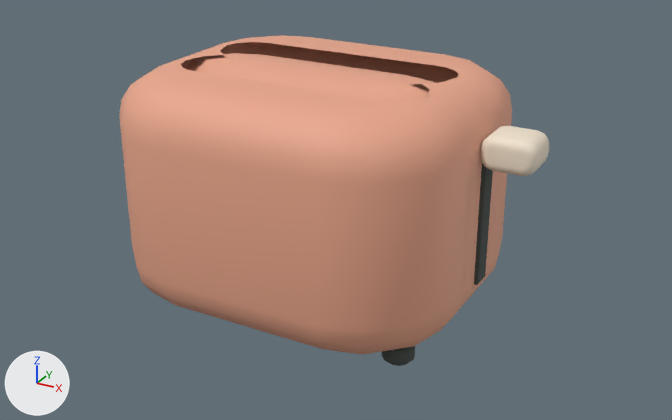
One commit to the glTF model breakfast/art/props/toaster.glb: the scene before it, then after it.
Rendered twice from a 50 mm lens placed at (0.337, -0.584, 0.368), pointed at (0.019, -0.006, 0.079). The lights are fixed; the arrows at lower left show +X, +Y and +Z. The picture after the commit comes second. Where no turn or scale is listed for an object, it has been applied to the vertices. Vertices at exactly the same position are counted once.

Before the edit, the objects in view are built like this:
```python
me_body_002 = bpy.data.meshes.new('Body.002')
me_body_002.from_pydata(...)  # 600 vertices, 1204 faces; spans x -0.135..0.135, y -0.116..0.116, z 0.0..0.175
me_body_002.materials.append(mat_ck2_toasterpeach)  # beige #eaa78b
me_leverknob = bpy.data.meshes.new('LeverKnob')
me_leverknob.from_pydata(...)  # 160 vertices, 316 faces; spans x -0.02..0.02, y -0.0175..0.0175, z -0.0125..0.0125
me_leverknob.materials.append(mat_ck2_levercream)  # pale yellow #f1e4cf
me_leverslot = bpy.data.meshes.new('LeverSlot')
me_leverslot.from_pydata(...)  # 160 vertices, 316 faces; spans x -0.002..0.002, y -0.008..0.008, z -0.055..0.055
me_leverslot.materials.append(mat_ck2_toasterdark)  # dark grey #454c48
ob_body = bpy.data.objects.new('Body', me_body_002)
ob_body.location = (0.0, 0.0, 0.012)
ob_leverknob = bpy.data.objects.new('LeverKnob', me_leverknob)
ob_leverknob.location = (0.155, 0.0, 0.15)
ob_leverslot = bpy.data.objects.new('LeverSlot', me_leverslot)
ob_leverslot.location = (0.136, 0.0, 0.1)
```
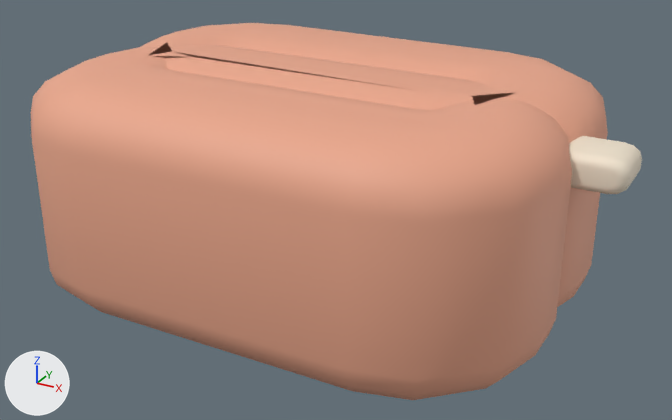
Changed parts and their boxes [x1, y1, x2, y2] in the pictures (672 x 420 px):
'Body', reshaped (47% wider, 18% taller): before [119, 35, 512, 355]; after [31, 23, 608, 400]
'LeverKnob', rescaled: before [480, 126, 549, 176]; after [569, 136, 642, 194]
'LeverSlot', unchanged, covered by the edit: before [474, 163, 493, 285]

The change, as a diff of the scene's bpy script:
```diff
--- a/breakfast/art/props/toaster.glb.py
+++ b/breakfast/art/props/toaster.glb.py
@@ me_body_002 @@
 # used by ob_body; location = (0.0, 0.0, 0.012)
-me_body_002.from_pydata(...)  # 600 vertices, 1204 faces; spans x -0.135..0.135, y -0.116..0.116, z 0.0..0.175
+me_body_002.from_pydata(...)  # 600 vertices, 1204 faces; spans x -0.202..0.202, y -0.153..0.153, z 0.0..0.175
+# me_body_002 part 1: 600 of 600 vertices moved; they spanned x -0.135..0.135, y -0.116..0.116, z 0.0..0.175 and now span x -0.202..0.202, y -0.153..0.153, z 0.0..0.175; mean shift (0.0, 0.0, 0.0)
 me_body_002.materials.append(mat_ck2_toasterpeach)
@@ me_leverknob @@
 # used by ob_leverknob; location = (0.155, 0.0, 0.15)
-me_leverknob.from_pydata(...)  # 160 vertices, 316 faces; spans x -0.02..0.02, y -0.0175..0.0175, z -0.0125..0.0125
+me_leverknob.from_pydata(...)  # 160 vertices, 316 faces; spans x 0.0273..0.0812, y -0.0227..0.0227, z -0.0125..0.0125
+# me_leverknob part 2: the whole mesh is scaled about its middle by (1.35, 1.3, 1), then moved by (0.0543, 0.0, 0.0)
 me_leverknob.materials.append(mat_ck2_levercream)
```
